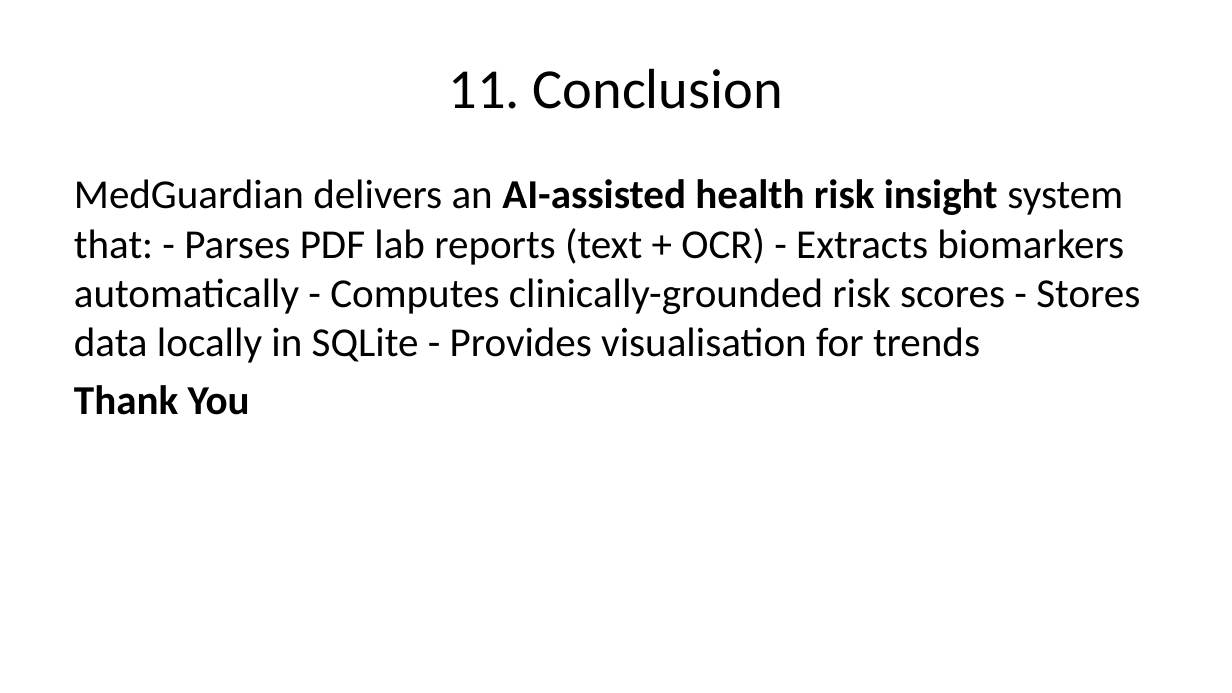
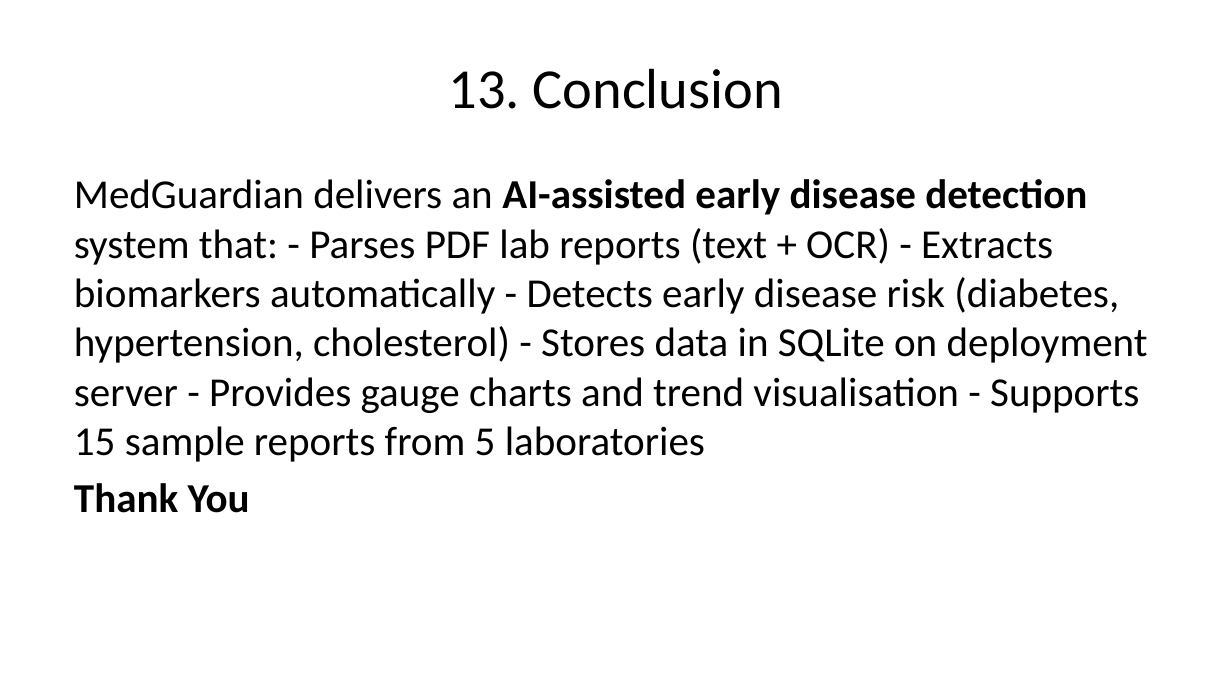
Before and after one commit to itsmehari/MedGuardian, a slide deck: slide 15 of MedGuardian_Presentation.pptx (slide 13 before the commit). Drawn at 1232x693 pixels with LibreOffice and Linux fonts; fonts in the diff are those of the drawing. Boxes give left, top, right and bottom in pixels: in the first picture for what was removed or moved away, otherwise in the second. Text is boxed around its words. In the diff, an @@ line names an element or a change of style, - is before the commit and + after.

```diff
--- a/MedGuardian_Presentation.pptx
+++ b/MedGuardian_Presentation.pptx
@@ title at (449,68,783,109): text changed @@
-11. Conclusion
+13. Conclusion
@@ text at (74,179,1148,462): text changed @@
-MedGuardian delivers an AI-assisted health risk insight system that: - Parses PDF lab reports (text + OCR) - Extracts biomarkers automatically - Computes clinically-grounded risk scores - Stores data locally in SQLite - Provides visualisation for trends
+MedGuardian delivers an AI-assisted early disease detection system that: - Parses PDF lab reports (text + OCR) - Extracts biomarkers automatically - Detects early disease risk (diabetes, hypertension, cholesterol) - Stores data in SQLite on deployment server - Provides gauge charts and trend visualisation - Supports 15 sample reports from 5 laboratories
```
Also in this commit, not shown: 8 other slides changed, 2 slides added, 4 other files.
